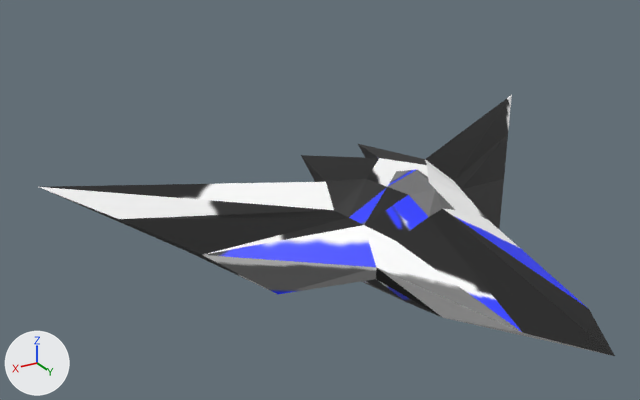
Before and after pictures for a commit that changed the FBX model Resources/Player/Player.fbx.
Before and after are seen from a camera (50 mm lens) standing at (6.65, 9.06, 5.12) and looking at (1.16, -0.08, 0.55). Lighting does not change. The marker at lower left points along +X, +Y and +Z.

Names of what the first picture shows: '立方体_立方体.001'.
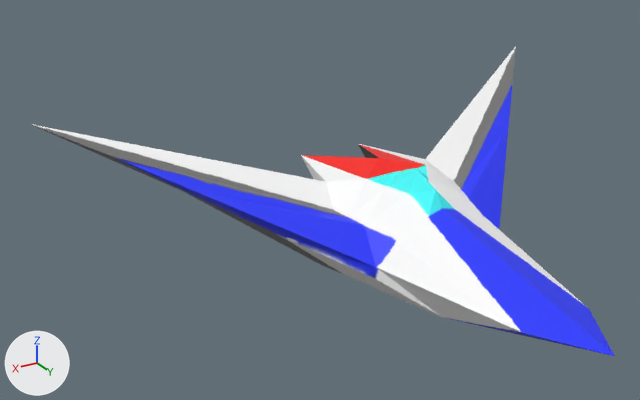
The newer file is also rescaled (x0.5), turned or shifted as a whole; pictures and numbers use the older file's frame.

Boxes (x1, y1, x2, y2) around the edits, measured in the pictures (640 x 400 px; the box of a moved part takes in the faces that stretch with it):
'立方体_立方体.001', reshaped, surface changed (19% taller): before (39, 95, 615, 356); after (30, 46, 615, 356)
part 1 of me_立方体_立方体_001, moved or reshaped: before (425, 95, 512, 229); after (425, 46, 516, 229)
part 2 of me_立方体_立方体_001, moved or reshaped: before (39, 182, 376, 294); after (30, 124, 376, 279)
part 3 of me_立方体_立方体_001, surface changed: (301, 144, 615, 356) in both

The change, as a list of edits to the scene's bpy script:
```text
Change me_立方体_立方体_001:
    used by ob_立方体_立方体_001; location = (0.0, 0.0, 0.0)
    before: 5 (-2.61, -0.69, -0.14) at pixel (504, 178), 21 (-4.22, -2.38, 0.57) at pixel (511, 94), 22 (-2.61, -1.19, -0.3), 26 (-1.8, -0.09, -0.68), 44 (-2.21, -0.64, -0.49)
    before: 46 (-3.41, -1.53, 0.23) at pixel (508, 133)
    before: 53 (2.61, -0.69, -0.14) at pixel (201, 254), 64 (4.22, -2.38, 0.57) at pixel (37, 186), 66 (2.61, -1.19, -0.3) at pixel (187, 251), 69 (1.8, -0.09, -0.68) at pixel (278, 294), 76 (2.21, -0.64, -0.49) at pixel (232, 272)
    before: 80 (3.41, -1.53, 0.23) at pixel (118, 219)
    remove me_立方体_立方体_001.from_pydata(...)  # 82 vertices, 160 faces; spans x -4.22..4.22, y -2.38..3.92, z -1.0..0.92
    add me_立方体_立方体_001.from_pydata(...)  # 82 vertices, 160 faces; spans x -4.22..4.22, y -2.38..3.92, z -1.0..1.46
    me_立方体_立方体_001 part 1
    add for i in [5, 21, 22, 26, 44, 46]: me_立方体_立方体_001.vertices[i].co += Vector((0.0, 0.0, 0.89))
    me_立方体_立方体_001 part 2
    add for i in [53, 64, 66, 69, 76, 80]: me_立方体_立方体_001.vertices[i].co += Vector((0.0, 0.0, 0.89))
    me_立方体_立方体_001 part 3: texture (UV) coordinates of 160 of 160 faces, centred in x -3.41..3.41, y -1.7..3.16, z -0.8..0.78, changed; they spanned u 0.05..0.96, v 0.03..0.96 and now span u 0.0..0.97, v 0.0..1.0
```
